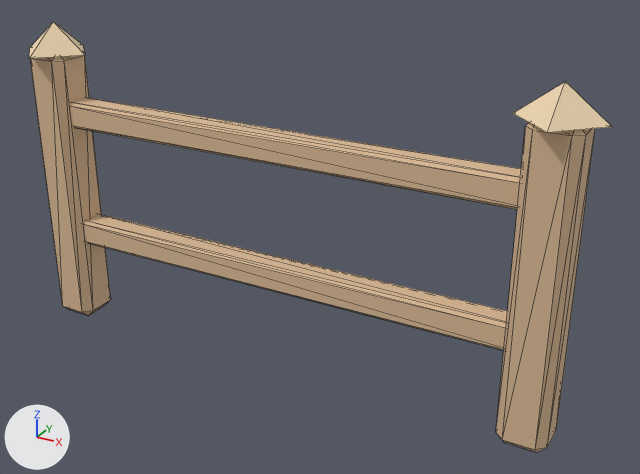
The FBX model unity/Assets/Resources/ForestArt/fence.fbx as it was, and as the next commit left it.
Both versions are drawn from a 50 mm camera at (1.52, -2.45, 1.79) aimed at (0.15, 0.05, 0.54). Arrows for +X, +Y and +Z are at lower left; the lights stay in place. The first picture is the older version. Mesh edges are drawn as thin lines. Where no turn or scale is listed for an object, it has been applied to the vertices.

Names of what the first picture shows: 'fence_mesh'.
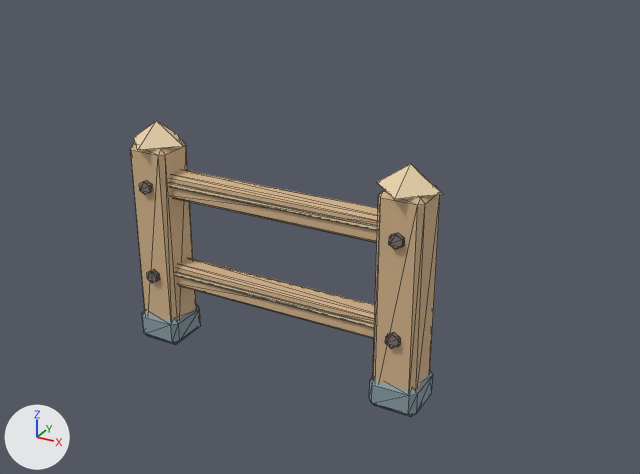
Patch to the scene script:
```diff
--- a/unity/Assets/Resources/ForestArt/fence.fbx.py
+++ b/unity/Assets/Resources/ForestArt/fence.fbx.py
@@ mat_forest_slate @@
+mat_forest_slate = principled_material('Forest_slate')
+mat_forest_slate.base_color = (0.251, 0.337, 0.376)  # greyish cyan #899da5
+mat_forest_slate.roughness = 0.88
@@ mat_forest_darkwood @@
+mat_forest_darkwood = principled_material('Forest_darkwood')
+mat_forest_darkwood.base_color = (0.216, 0.173, 0.161)  # grey #807370
+mat_forest_darkwood.roughness = 0.88
@@ me_cube_1527 @@
 # used by ob_fence_mesh; location = (0.0, 0.0, 0.0)
-me_cube_1527.from_pydata(...)  # 106 vertices, 188 faces; spans x -1.09..1.09, y -0.14..0.14, z 0.0..1.19
+me_cube_1527.from_pydata(...)  # 250 vertices, 444 faces; spans x -0.61..0.61, y -0.11..0.11, z 0.0..0.88
+# me_cube_1527 part 1: the loose piece of 24 vertices spanning x -1.03..-0.87, y -0.08..0.09, z 0.0..1.1 is scaled about its middle by (1.03, 1.03, 0.733), then moved by (0.45, 0.0, -0.15)
+# me_cube_1527 part 2: the loose piece of 5 vertices spanning x -1.09..-0.81, y -0.14..0.14, z 1.09..1.19 is scaled about its middle by (0.814, 0.814, 0.727), then moved by (0.45, 0.0, -0.3)
+# me_cube_1527 part 3: a new loose piece, a 6-sided cylinder along y spanning x -0.523..-0.477, y -0.096..-0.078, z 0.264..0.316, in mat_forest_darkwood (grey #807370)
+# me_cube_1527 part 4: a new loose piece, a 6-sided cylinder along y spanning x -0.523..-0.477, y -0.096..-0.078, z 0.624..0.676, in mat_forest_darkwood (grey #807370)
+# me_cube_1527 part 5: the loose piece of 24 vertices spanning x 0.86..1.04, y -0.08..0.09, z 0.0..1.1 is scaled about its middle by (1.03, 1.03, 0.733), then moved by (-0.45, 0.0, -0.15)
+# me_cube_1527 part 6: the loose piece of 5 vertices spanning x 0.81..1.09, y -0.14..0.14, z 1.09..1.19 is scaled about its middle by (0.814, 0.814, 0.727), then moved by (-0.45, 0.0, -0.3)
+# me_cube_1527 part 7: a new loose piece, a 6-sided cylinder along y spanning x 0.477..0.523, y -0.096..-0.078, z 0.264..0.316, in mat_forest_darkwood (grey #807370)
+# me_cube_1527 part 8: a new loose piece, a 6-sided cylinder along y spanning x 0.477..0.523, y -0.096..-0.078, z 0.624..0.676, in mat_forest_darkwood (grey #807370)
+# me_cube_1527 part 9: a new loose piece of 24 vertices spanning x -0.59..-0.41, y -0.09..0.09, z 0.0..0.12, in mat_forest_slate (greyish cyan #899da5)
+# me_cube_1527 part 10: a new loose piece of 24 vertices spanning x 0.41..0.59, y -0.09..0.09, z 0.0..0.12, in mat_forest_slate (greyish cyan #899da5)
+# me_cube_1527 part 11: a new loose piece of 24 vertices spanning x -0.5..0.5, y -0.04..0.04, z 0.24..0.34, in mat_forest_wood (beige #d4b48c)
+# me_cube_1527 part 12: a new loose piece of 24 vertices spanning x -0.44..0.44, y -0.05..-0.04, z 0.29..0.31, in mat_forest_endgrain (beige #edd5af)
+# me_cube_1527 part 13: a new loose piece of 24 vertices spanning x -0.5..0.5, y -0.04..0.04, z 0.6..0.7, in mat_forest_wood (beige #d4b48c)
+# me_cube_1527 part 14: a new loose piece of 24 vertices spanning x -0.44..0.44, y -0.05..-0.04, z 0.65..0.67, in mat_forest_endgrain (beige #edd5af)
+# me_cube_1527 part 15: the loose piece of 24 vertices spanning x -0.94..0.94, y -0.05..0.05, z 0.81..0.91 is deleted
+# me_cube_1527 part 16
+# 24 vertices are removed from x -0.94..0.94, y -0.05..0.05, z 0.33..0.43
+# 44 faces are deleted
 me_cube_1527.materials.append(mat_forest_wood)
 me_cube_1527.materials.append(mat_forest_endgrain)
+me_cube_1527.materials.append(mat_forest_slate)  # greyish cyan #899da5
+me_cube_1527.materials.append(mat_forest_darkwood)  # grey #807370
```

Pixel boxes [x1, y1, x2, y2] of what changed, in the pictures (640 x 474 px; the box of a moved part takes in the faces that stretch with it):
'fence_mesh', reshaped (46% narrower, 31% shorter)
    before: [29, 22, 612, 452]
    after: [130, 121, 443, 416]
part 1 of me_cube_1527, moved or reshaped
    before: [30, 55, 111, 315]
    after: [130, 140, 196, 321]
part 2 of me_cube_1527, moved or reshaped
    before: [29, 22, 85, 59]
    after: [134, 121, 183, 150]
part 3 of me_cube_1527, added
    after: [147, 270, 159, 283]
part 4 of me_cube_1527, added
    after: [139, 180, 152, 195]
part 5 of me_cube_1527, moved or reshaped
    before: [496, 123, 595, 452]
    after: [373, 185, 440, 391]
part 6 of me_cube_1527, moved or reshaped
    before: [513, 81, 612, 133]
    after: [377, 164, 443, 199]
part 7 of me_cube_1527, added
    after: [385, 333, 400, 348]
part 8 of me_cube_1527, added
    after: [389, 233, 404, 250]
part 9 of me_cube_1527, added
    after: [142, 304, 201, 344]
part 10 of me_cube_1527, added
    after: [369, 371, 433, 416]
part 11 of me_cube_1527, added (beige)
    after: [177, 258, 375, 338]
part 12 of me_cube_1527, added (mostly hidden)
    after: [176, 272, 375, 328]
part 13 of me_cube_1527, added (beige)
    after: [170, 169, 378, 243]
part 14 of me_cube_1527, added
    after: [169, 182, 377, 231]
part 15 of me_cube_1527, deleted (beige)
    before: [70, 98, 521, 209]
part 16 of me_cube_1527, deleted (beige)
    before: [84, 214, 508, 350]
